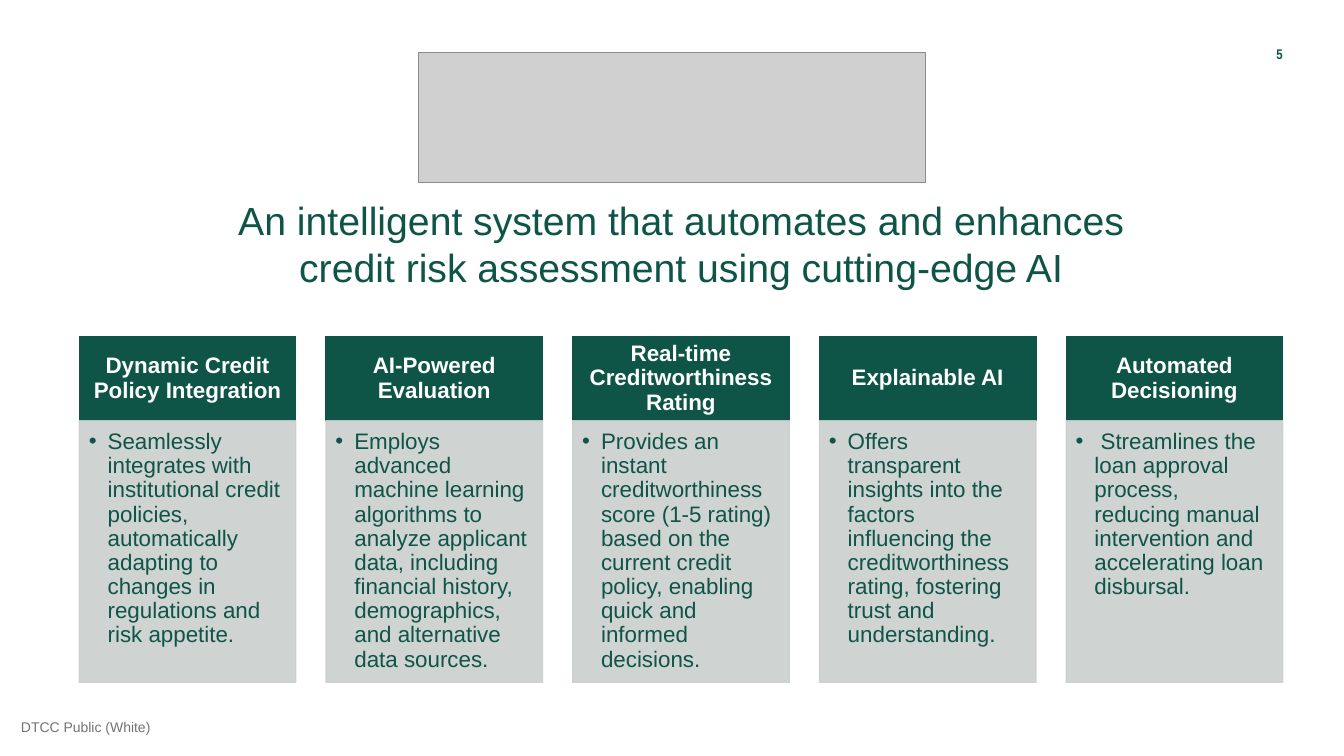
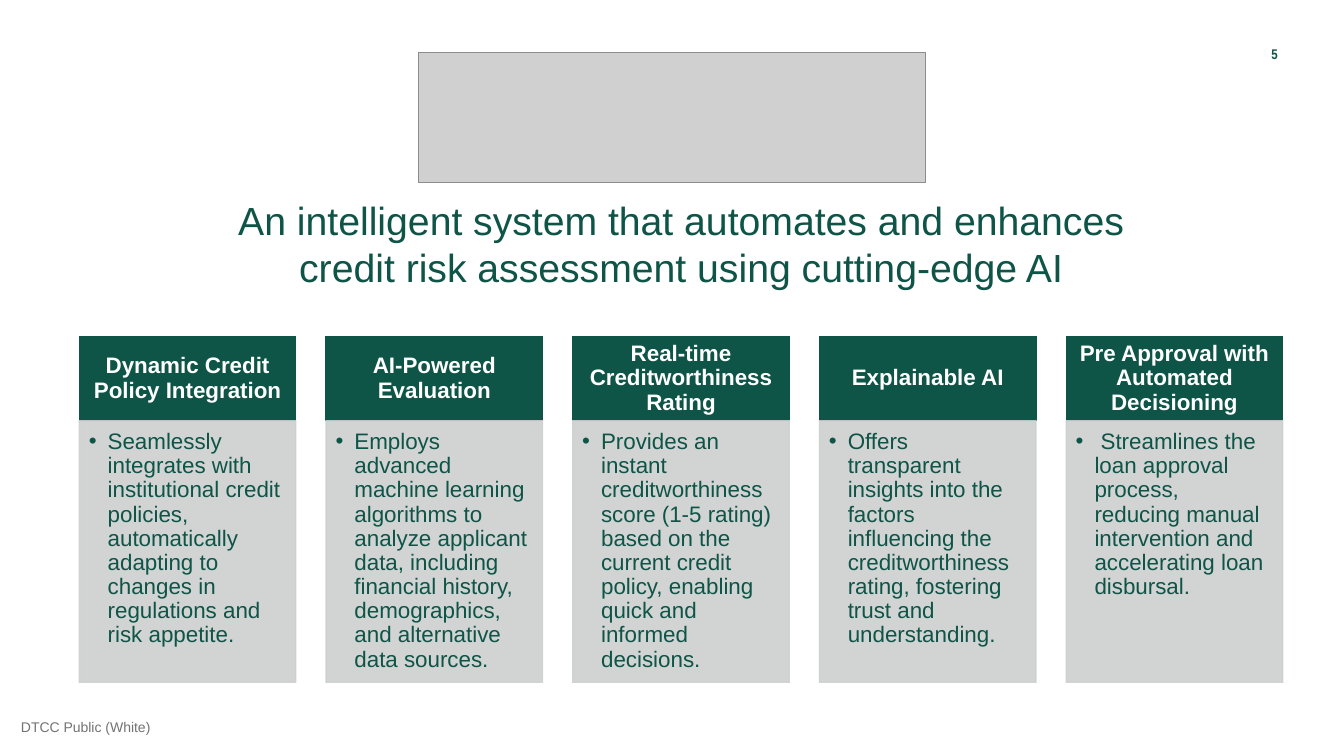
Before and after one commit to finos-labs/dtcch-2025-broadridge-aws, a slide deck: slide 5 of deck/BR-AWS_DTCC AI Hackathon.pptx. Drawn at 1344x756 pixels with LibreOffice and Linux fonts; fonts in the diff are those of the drawing; grey boxes stand for pictures. Boxes give left, top, right and bottom in pixels: in the first picture for what was removed or moved away, otherwise in the second. Text is boxed around its words. In the diff, an @@ line names an element or a change of style, - is before the commit and + after.

Commit message:
refactor: final presentation deck.

```diff
--- a/deck/BR-AWS_DTCC AI Hackathon.pptx
+++ b/deck/BR-AWS_DTCC AI Hackathon.pptx
@@ page number added at [1271, 49, 1277, 59], 10 pt, text #0E5447, bold @@
+  5
@@ page number removed at [1276, 49, 1282, 59] @@
-  5
@@ text at [1080, 344, 1269, 415]: text changed @@
-Automated Decisioning
+Pre Approval with Automated Decisioning
```
Also in this commit, not shown: 11 other slides changed.
